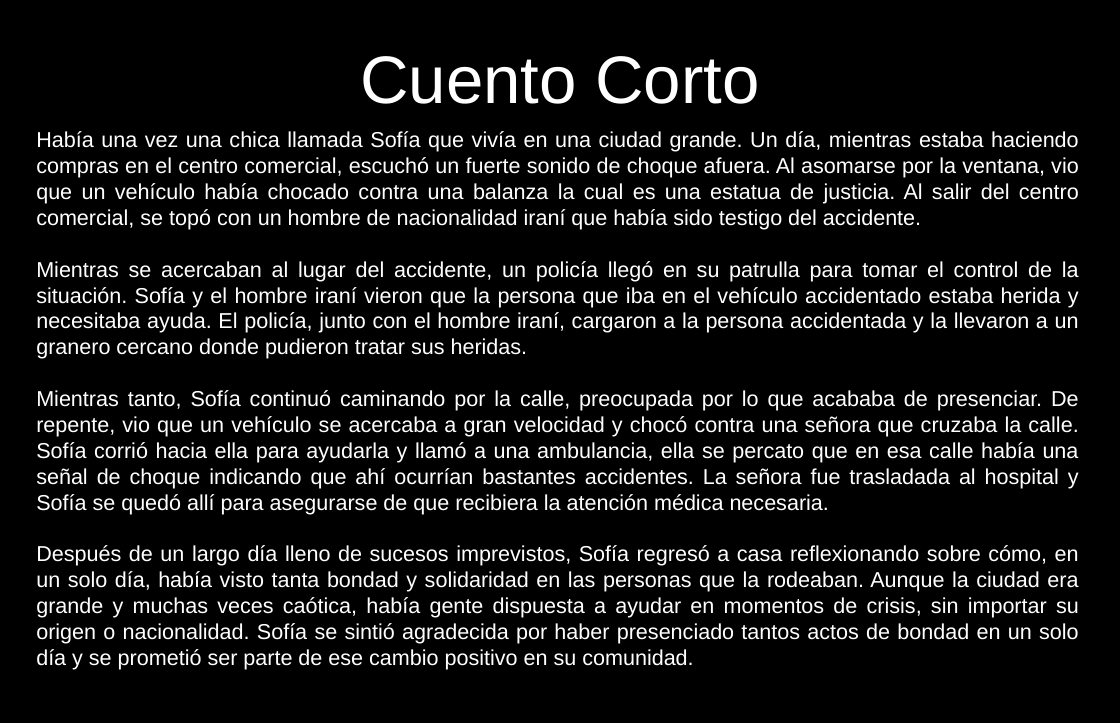
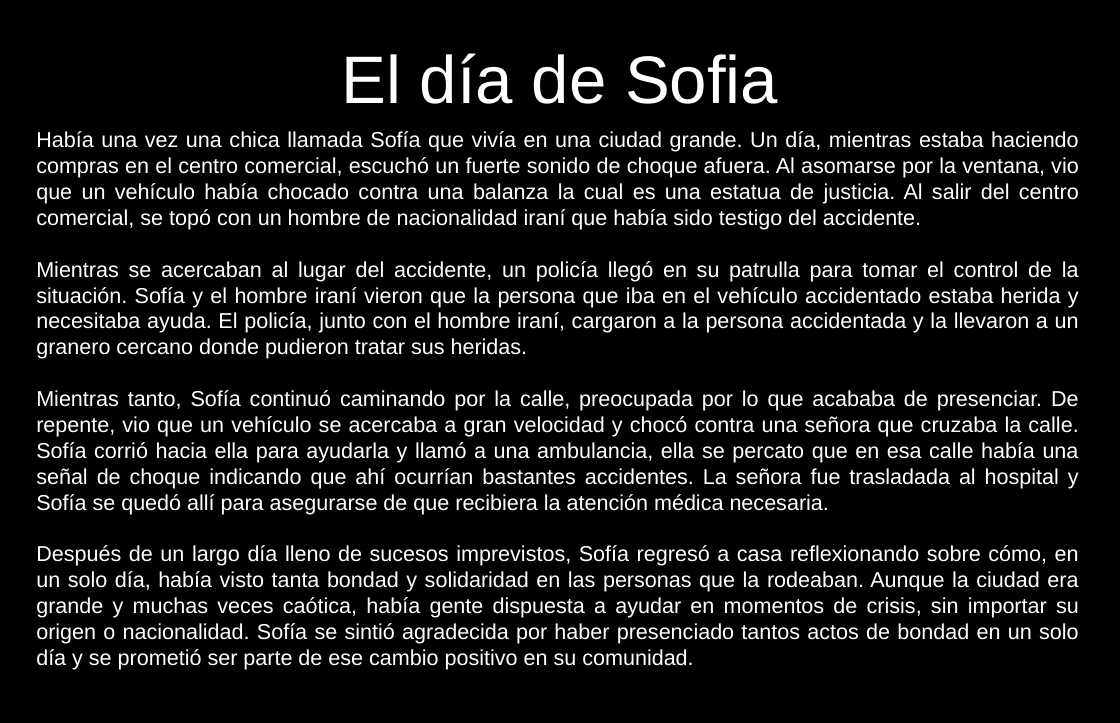
Before and after one commit to Smendoza120/Notas-sena, a slide deck: slide 13 of Comunicación/6)Ultima actividad/Escritura.pptx. Drawn at 1120x723 pixels with LibreOffice and Linux fonts; fonts in the diff are those of the drawing. Boxes give left, top, right and bottom in pixels: in the first picture for what was removed or moved away, otherwise in the second. Text is boxed around its words. In the diff, an @@ line names an element or a change of style, - is before the commit and + after.

```diff
--- a/Comunicación/6)Ultima actividad/Escritura.pptx
+++ b/Comunicación/6)Ultima actividad/Escritura.pptx
@@ title at [341,53,778,104]: text changed @@
-Cuento Corto
+El día de Sofia
```
Also in this commit, not shown: 3 other slides changed, 2 other files.
